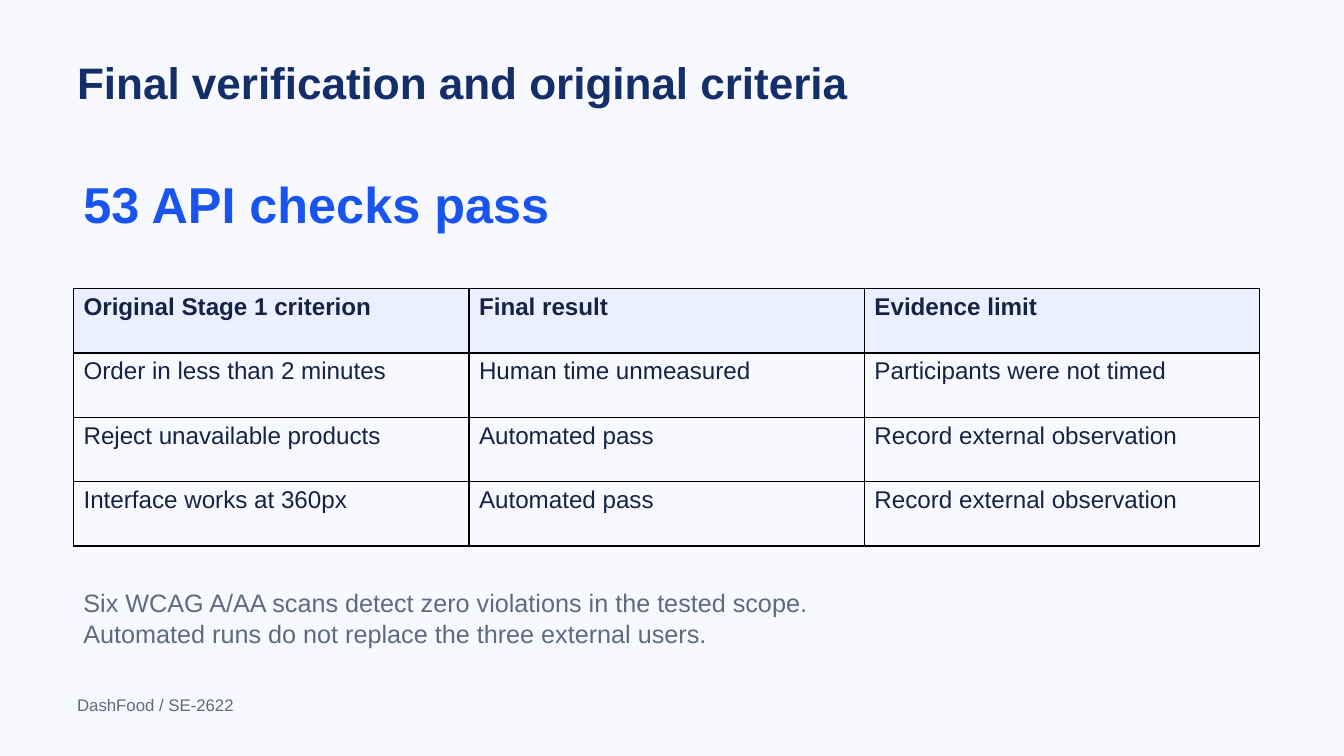
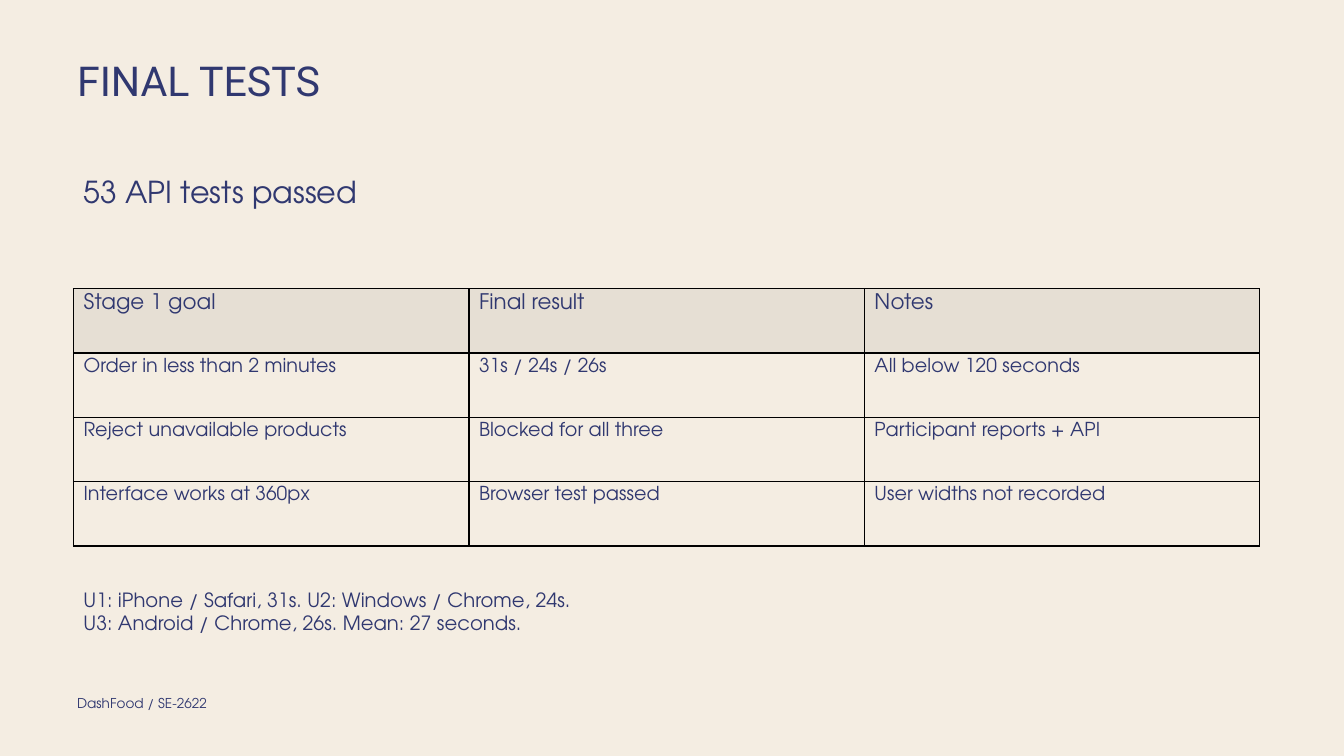
Before and after one commit to Arqode/CafeSystem, a slide deck: slide 7 of output/final/DashFood_Final_Presentation.pptx. Drawn at 1344x756 pixels with LibreOffice and Linux fonts; fonts in the diff are those of the drawing. Boxes give left, top, right and bottom in pixels: in the first picture for what was removed or moved away, otherwise in the second. Text is boxed around its words. In the diff, an @@ line names an element or a change of style, - is before the commit and + after.

Commit message:
Finalize verification, reports and final defense guide

```diff
--- a/output/final/DashFood_Final_Presentation.pptx
+++ b/output/final/DashFood_Final_Presentation.pptx
@@ background #F7F9FE to #F4EDE2 @@
@@ text at (77,66,320,97): text changed; size 31.5 to 29.4 pt; font Arial to Roboto; text colour #142E69 to #303870; bold off @@
-Final verification and original criteria
+FINAL TESTS
@@ text at (83,180,357,209): text changed; size 36 to 21.6 pt; font Arial to TeX Gyre Adventor; text colour #1854ED to #303870; bold off @@
-53 API checks pass
+53 API tests passed
@@ table at (74,288,1259,545) @@
-row 1, column 1: Original Stage 1 criterion
+row 1, column 1: Stage 1 goal
-row 1, column 3: Evidence limit
+row 1, column 3: Notes
-row 2, column 2: Human time unmeasured
+row 2, column 2: 31s / 24s / 26s
-row 2, column 3: Participants were not timed
+row 2, column 3: All below 120 seconds
-row 3, column 2: Automated pass
+row 3, column 2: Blocked for all three
-row 3, column 3: Record external observation
+row 3, column 3: Participant reports + API
-row 4, column 2: Automated pass
+row 4, column 2: Browser test passed
-row 4, column 3: Record external observation
+row 4, column 3: User widths not recorded
@@ fill #EAF0FF to #E6DFD4 in row 1 @@
@@ fill none to #F4EDE2 in 9 cells @@
@@ size 17.2 to 15.3 pt, bold off in "Final result" @@
@@ font Arial to TeX Gyre Adventor, text colour #152344 to #303870 in "Final result", "Order in less than 2 minutes", "Reject unavailable products", "Interface works at 360px" @@
@@ size 17.2 to 13.7 pt in "Order in less than 2 minutes", "Reject unavailable products", "Interface works at 360px" @@
@@ text at (83,592,571,632): text changed; size 18 to 14 pt; font Arial to TeX Gyre Adventor; text colour #5D6A82 to #303870 @@
-Six WCAG A/AA scans detect zero violations in the tested scope.
-Automated runs do not replace the three external users.
+U1: iPhone / Safari, 31s. U2: Windows / Chrome, 24s.
+U3: Android / Chrome, 26s. Mean: 27 seconds.
@@ text "DashFood / SE-2622" at (77,698,207,708): size 12 to 9.7 pt, font Arial to TeX Gyre Adventor, text colour #5D6A82 to #303870 @@
```
Also in this commit, not shown: 9 other slides changed, 54 other files.
